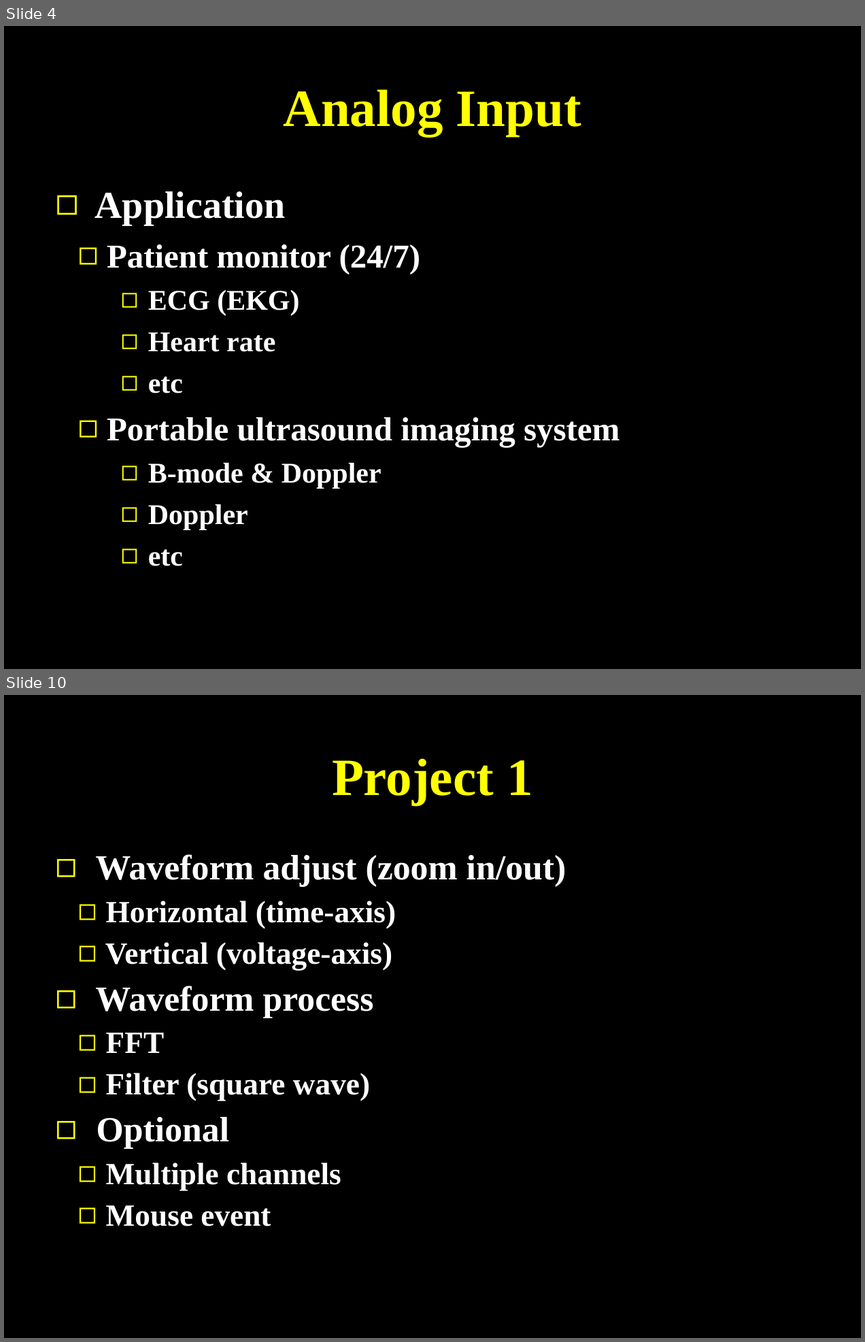
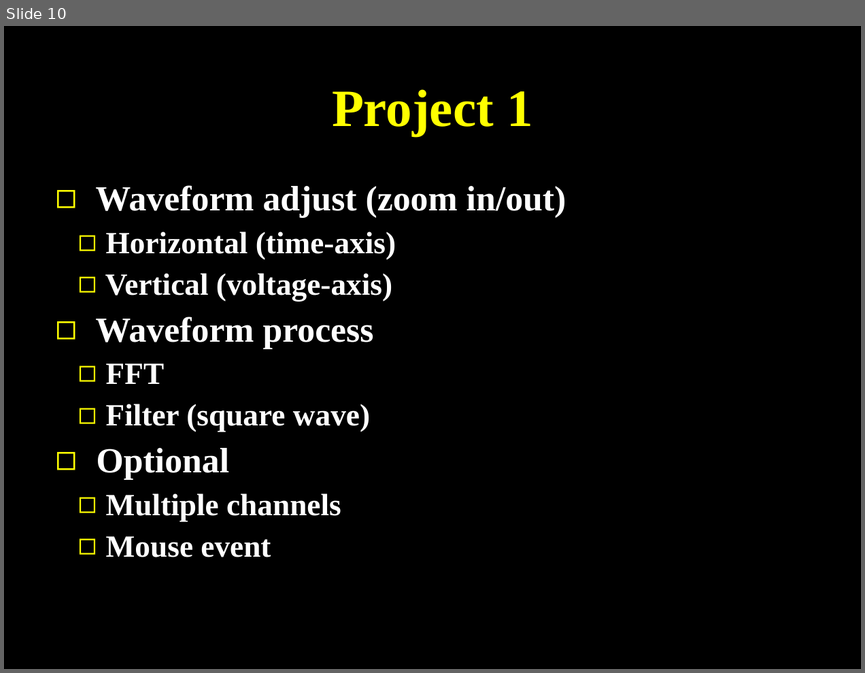
Before and after one commit to SJTUCourse/BI450, a slide deck: Lectures/2017 Fall/Lecture 1/Lecture 1.ppt. Shown one above the other, each under a label of ours: slides 4 and 10 before the commit, slide 10 after it; the slides between them are not shown. The pictures are 865x1342 and 865x673 pixels, drawn with LibreOffice and Linux fonts; fonts in the diff are those of the drawing. Boxes give left, top, right and bottom in pixels: in the first picture for what was removed or moved away, otherwise in the second. Text is boxed around its words. In the diff, an @@ line names an element or a change of style, - is before the commit and + after.

```diff
--- a/Lectures/2017 Fall/Lecture 1/Lecture 1.ppt
+++ b/Lectures/2017 Fall/Lecture 1/Lecture 1.ppt
@@ slide 4 removed at (4, 26, 861, 669), background #000000 @@
@@ title removed at (283, 89, 581, 136) @@
-Analog Input
@@ text removed at (95, 191, 619, 566) @@
-◻ Application
-  ◻ Patient monitor (24/7)
-    ◻ ECG (EKG)
-    ◻ Heart rate
-    ◻ etc
-  ◻ Portable ultrasound imaging system
-    ◻ B-mode & Doppler
-    ◻ Doppler
-    ◻ etc
```
Also in this commit, not shown: 6 slides changed, 3 slides added, 2 other slides removed, 1 other file.
